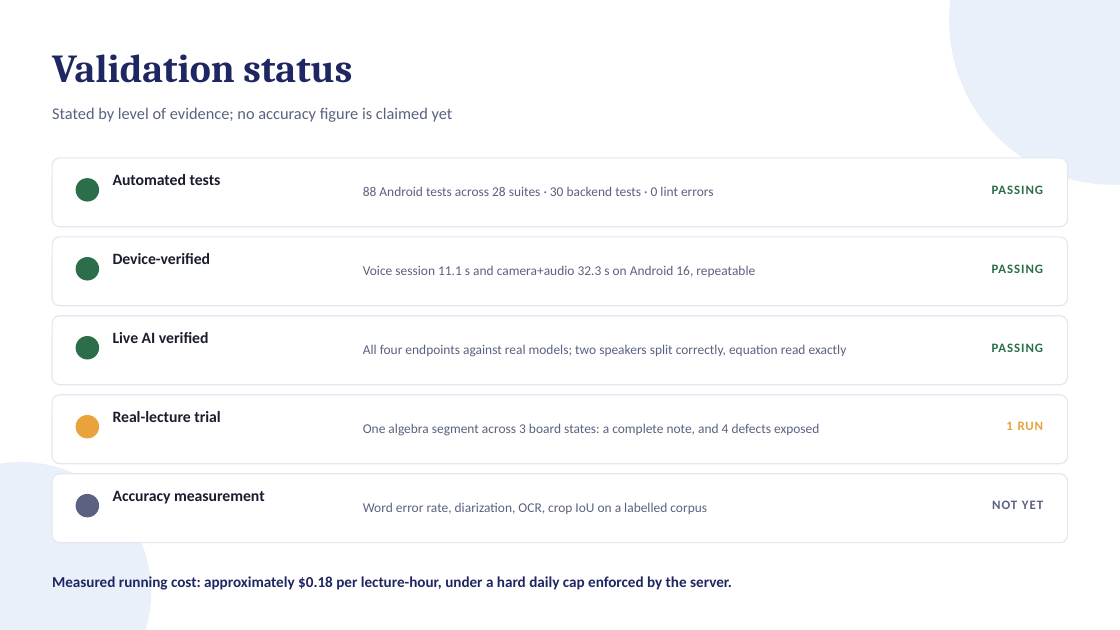
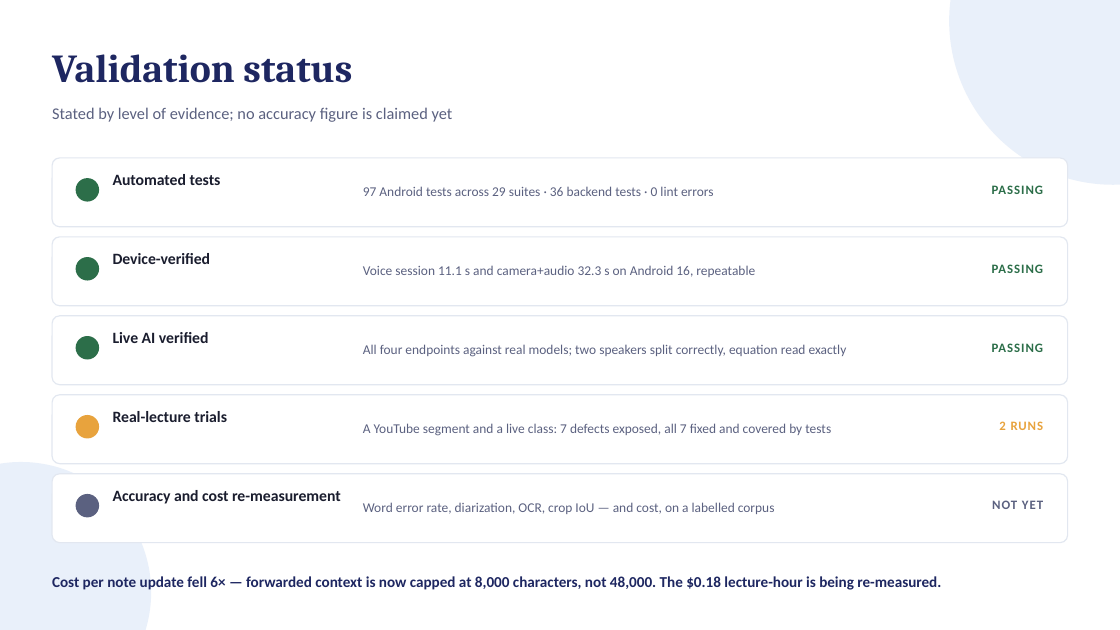
Before and after one commit to tejasthimmaiahkk-ui/VoxBoX, a slide deck: slide 11 of outputs/VoxBox_Review1_Scope.pptx. Drawn at 1120x630 pixels with LibreOffice and Linux fonts; fonts in the diff are those of the drawing; background and template pictures are left out. Boxes give left, top, right and bottom in pixels: in the first picture for what was removed or moved away, otherwise in the second. Text is boxed around its words. In the diff, an @@ line names an element or a change of style, - is before the commit and + after.

```diff
--- a/outputs/VoxBox_Review1_Scope.pptx
+++ b/outputs/VoxBox_Review1_Scope.pptx
@@ text at bbox=[363, 186, 714, 196]: text changed @@
-88 Android tests across 28 suites · 30 backend tests · 0 lint errors
+97 Android tests across 29 suites · 36 backend tests · 0 lint errors
@@ text at bbox=[113, 411, 227, 422]: text changed @@
-Real-lecture trial
+Real-lecture trials
@@ text at bbox=[363, 423, 831, 436]: text changed @@
-One algebra segment across 3 board states: a complete note, and 4 defects exposed
+A YouTube segment and a live class: 7 defects exposed, all 7 fixed and covered by tests
@@ text at bbox=[999, 421, 1044, 430]: text changed @@
-1 RUN
+2 RUNS
@@ text at bbox=[113, 490, 341, 504]: text changed @@
-Accuracy measurement
+Accuracy and cost re-measurement
@@ text at bbox=[363, 502, 775, 514]: text changed @@
-Word error rate, diarization, OCR, crop IoU on a labelled corpus
+Word error rate, diarization, OCR, crop IoU — and cost, on a labelled corpus
@@ text at bbox=[52, 576, 941, 590]: text changed @@
-Measured running cost: approximately $0.18 per lecture-hour, under a hard daily cap enforced by the server.
+Cost per note update fell 6× — forwarded context is now capped at 8,000 characters, not 48,000. The $0.18 lecture-hour is being re-measured.
```
Also in this commit, not shown: 2 other slides changed, 1 other file.
